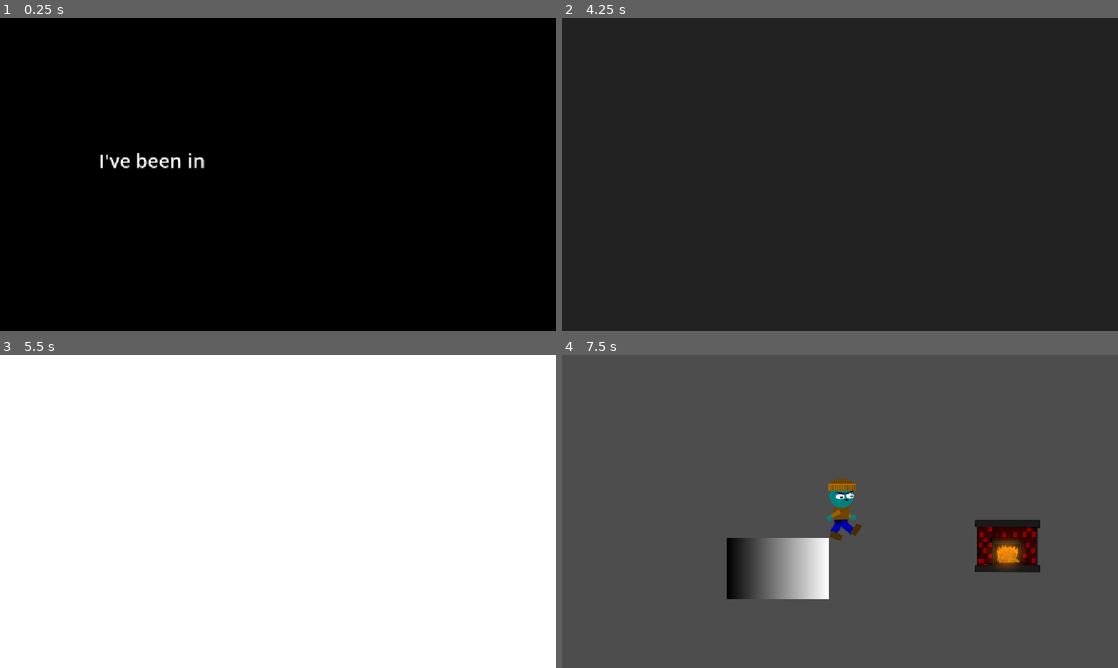
Above: before the commit, frames 1-4 (two rows, left to right).
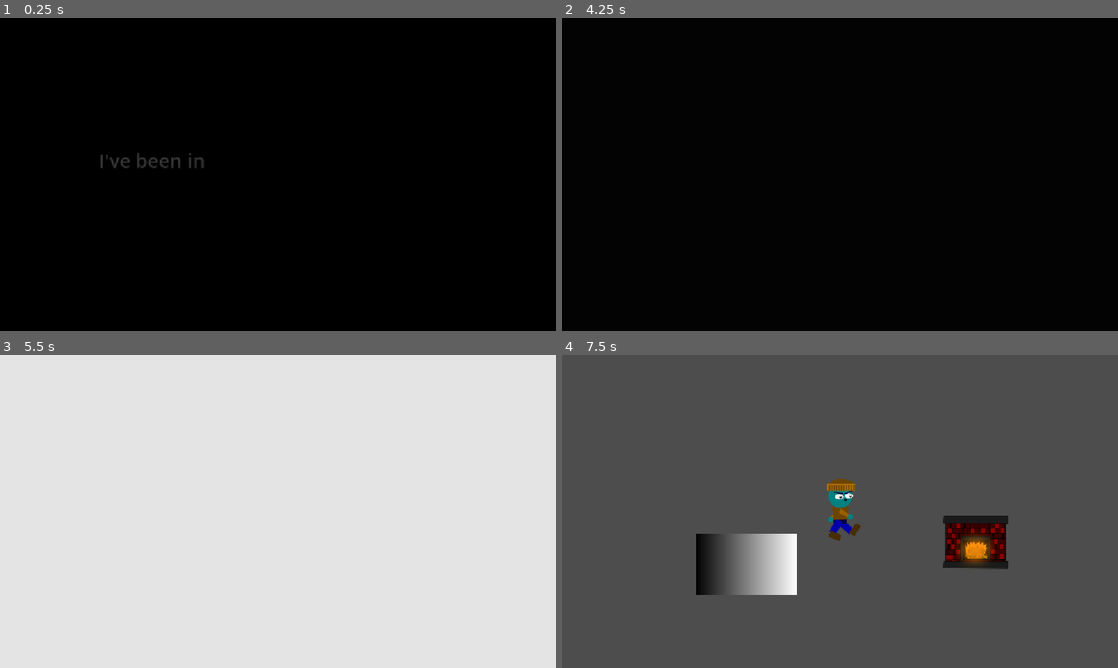
Above: after the commit, the same moments.

Repository: DropletU/autumn
Game: Godot game, scene res://Scenes/prologue.tscn
Same seed, same stepped clock (60 frames per second), same inputs: the game is played once before the commit and once after it.
Inputs:
- Up to frame 1 (0.25 s): no input
- Up to frame 2 (4.25 s): tap Enter (ui_accept) at 0.5, 0.6, 0.77, 1.07, 1.52, 1.55, 1.82, 2, 2.1, 3.02, 3.05, 3.32, 3.6, 3.77, 4.07 s; hold D (right) 0.53-1.28 s; tap Space at 1.25, 2.75 s; hold S (down) 1.28-2.03 s; tap Shift (sprint) at 1.35, 2.85 s; hold D (right) 2.03-2.78 s; hold W (up) 2.78-3.53 s; hold A (left) from 3.53 s (still down)
- Up to frame 3 (5.5 s): tap Shift (sprint) at 4.35 s; tap Enter (ui_accept) at 4.52, 4.55, 4.82, 5.1 s; release A (left) at 5.03 s; hold S (down) from 5.03 s (still down)
- Up to frame 4 (7.5 s): release S (down) at 5.78 s; hold D (right) 5.78-6.53 s; tap Shift (sprint) at 5.85, 7.35 s; tap Enter (ui_accept) at 6.02, 6.05, 6.32, 6.6, 6.77, 7.07 s; hold W (up) 6.53-7.28 s; hold D (right) from 7.28 s (still down)

The runs differ from the first frame. In frame 1, 0.4% of the frame differs, in the area x 18-37%, y 43-48%; in frame 2, 100%, in the area x 0-100%, y 0-100%; in frame 3, 100%; in frame 4, 7.4%.

Commit message:
add transition screen, and basic collisions on main 2

Diff:
--- /dev/null
+++ b/Scenes/Autoload/TransitionScreen.tscn
@@ -0,0 +1,27 @@
+[gd_scene format=3 uid="uid://cjvjww3lhds20"]
+
+[ext_resource type="Script" uid="uid://8tvwvj12fwtu" path="res://Scripts/Autoloads/TransitionScreen.gd" id="1_lrfoj"]
+
+[sub_resource type="StyleBoxFlat" id="StyleBoxFlat_7f0hl"]
+bg_color = Color(1, 1, 1, 1)
+
+[node name="Transition" type="Control" unique_id=216929522]
+layout_mode = 3
+anchors_preset = 15
+anchor_right = 1.0
+anchor_bottom = 1.0
+grow_horizontal = 2
+grow_vertical = 2
+script = ExtResource("1_lrfoj")
+
+[node name="CanvasLayer" type="CanvasLayer" parent="." unique_id=273609537]
+layer = 5
+
+[node name="Panel" type="Panel" parent="CanvasLayer" unique_id=496922108]
+unique_name_in_owner = true
+anchors_preset = 15
+anchor_right = 1.0
+anchor_bottom = 1.0
+grow_horizontal = 2
+grow_vertical = 2
+theme_override_styles/panel = SubResource("StyleBoxFlat_7f0hl")
--- a/Scenes/main2.tscn
+++ b/Scenes/main2.tscn
@@ -32,26 +32,31 @@
 texture = ExtResource("2_jpy3k")
 texture_region_size = Vector2i(64, 64)
 0:0/0 = 0
+0:0/0/physics_layer_0/polygon_0/points = PackedVector2Array(-32, -32, 32, -32, 32, 32, -32, 32)
 
 [sub_resource type="TileSetAtlasSource" id="TileSetAtlasSource_s1et7"]
 texture = ExtResource("3_kt12m")
 texture_region_size = Vector2i(64, 64)
 0:0/0 = 0
+0:0/0/physics_layer_0/polygon_0/points = PackedVector2Array(-32, -32, 32, -32, 32, 32, -32, 32)
 
 [sub_resource type="TileSetAtlasSource" id="TileSetAtlasSource_cv18c"]
 texture = ExtResource("4_gbt4h")
 texture_region_size = Vector2i(64, 64)
 0:0/0 = 0
+0:0/0/physics_layer_0/polygon_0/points = PackedVector2Array(-32, -32, 32, -32, 32, 32, -32, 32)
 
 [sub_resource type="TileSetAtlasSource" id="TileSetAtlasSource_k0a57"]
 texture = ExtResource("5_s1et7")
 texture_region_size = Vector2i(64, 64)
 0:0/0 = 0
+0:0/0/physics_layer_0/polygon_0/points = PackedVector2Array(-32, -32, 32, -32, 32, 32, -32, 32)
 
 [sub_resource type="TileSetAtlasSource" id="TileSetAtlasSource_rd420"]
 texture = ExtResource("6_cv18c")
 texture_region_size = Vector2i(64, 64)
 0:0/0 = 0
+0:0/0/physics_layer_0/polygon_0/points = PackedVector2Array(-32, -32, 32, -32, 32, 32, -32, 32)
 
 [sub_resource type="TileSetAtlasSource" id="TileSetAtlasSource_ndixb"]
 texture = ExtResource("7_fr6jl")
@@ -62,9 +67,11 @@
 texture = ExtResource("8_qml48")
 texture_region_size = Vector2i(64, 64)
 0:0/0 = 0
+0:0/0/physics_layer_0/polygon_0/points = PackedVector2Array(-32, -32, 32, -32, 32, 32, -32, 32)
 
 [sub_resource type="TileSet" id="TileSet_7f0hl"]
 tile_size = Vector2i(64, 64)
+physics_layer_0/collision_layer = 1
 sources/0 = SubResource("TileSetAtlasSource_8gbba")
 sources/1 = SubResource("TileSetAtlasSource_jjvhh")
 sources/2 = SubResource("TileSetAtlasSource_s1et7")
--- a/Scenes/player.tscn
+++ b/Scenes/player.tscn
@@ -12,8 +12,8 @@
 [ext_resource type="Texture2D" uid="uid://bxo72xswpvrri" path="res://Art/Animation/PlayerWalk.png" id="9_f1ek2"]
 
 [sub_resource type="CapsuleShape2D" id="CapsuleShape2D_wrdhp"]
-radius = 30.0
-height = 142.0
+radius = 25.0
+height = 66.0
 
 [sub_resource type="AtlasTexture" id="AtlasTexture_7dp3o"]
 atlas = ExtResource("8_tx1dd")
@@ -89,7 +89,7 @@
 metadata/_custom_type_script = "uid://c4pfmm08h22bc"
 
 [node name="CollisionShape2D" type="CollisionShape2D" parent="." unique_id=735913356]
-position = Vector2(0, -7)
+position = Vector2(0, 40)
 shape = SubResource("CapsuleShape2D_wrdhp")
 
 [node name="Camera2D" type="Camera2D" parent="." unique_id=1935150015]
--- /dev/null
+++ b/Scripts/Autoloads/TransitionScreen.gd
@@ -0,0 +1,24 @@
+extends Control
+
+var bTransitioning = false
+
+func _ready() -> void:
+	%Panel.modulate = Color.BLACK
+	FadeOut(1.2)
+
+func MoveToScene(scene, fadeColor, inTime, outTime):
+	if bTransitioning:
+		return
+	bTransitioning = true
+	await FadeToColor(fadeColor, inTime)
+	get_tree().change_scene_to_file(scene)
+	await FadeOut(outTime)
+	bTransitioning = false
+
+func FadeToColor(fadeColor, inTime):
+	var tween = get_tree().create_tween()
+	tween.tween_property(%Panel, "modulate", fadeColor, inTime)
+	await tween.finished
+
+func FadeOut(outTime):
+	FadeToColor(Color(0,0,0,0), outTime)
--- a/Scripts/SceneScripts/Prologue.gd
+++ b/Scripts/SceneScripts/Prologue.gd
@@ -27,9 +27,8 @@
 	CurrentIndex += 1
 	bCanContinue = false
 	if CurrentIndex > Lines.size() - 1:
-		%AnimationPlayer.play("anim")
-		await %AnimationPlayer.animation_finished
-		get_tree().change_scene_to_file("res://Scenes/main.tscn")
+		await TransitionScreen.FadeToColor(Color.WHITE, 1.5)
+		await TransitionScreen.MoveToScene("res://Scenes/main.tscn", Color.WHITE, .1, 1.5)
 		return
 
 
--- a/project.godot
+++ b/project.godot
@@ -18,6 +18,7 @@
 [autoload]
 
 GameManager="*uid://4emlnyll7q3f"
+TransitionScreen="*uid://cjvjww3lhds20"
 
 [display]
 
Not shown, added: Scripts/Autoloads/TransitionScreen.gd.uid
